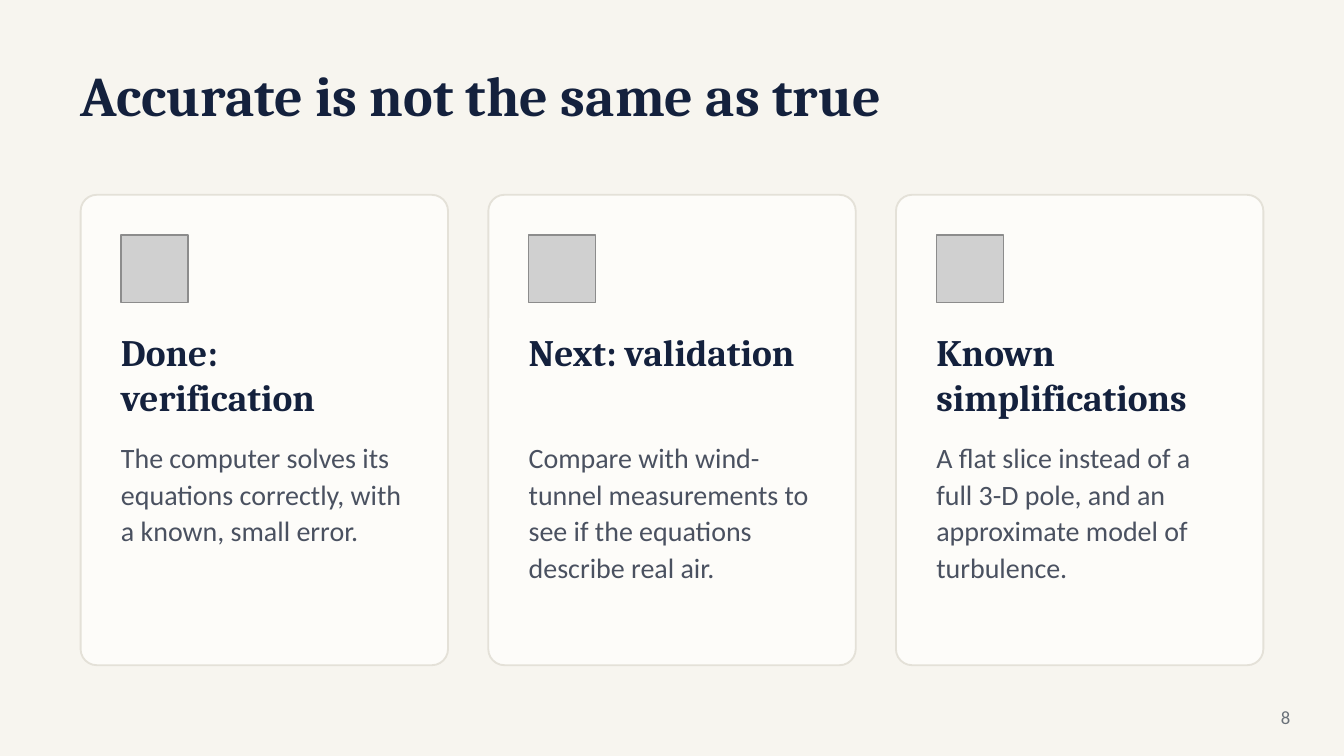
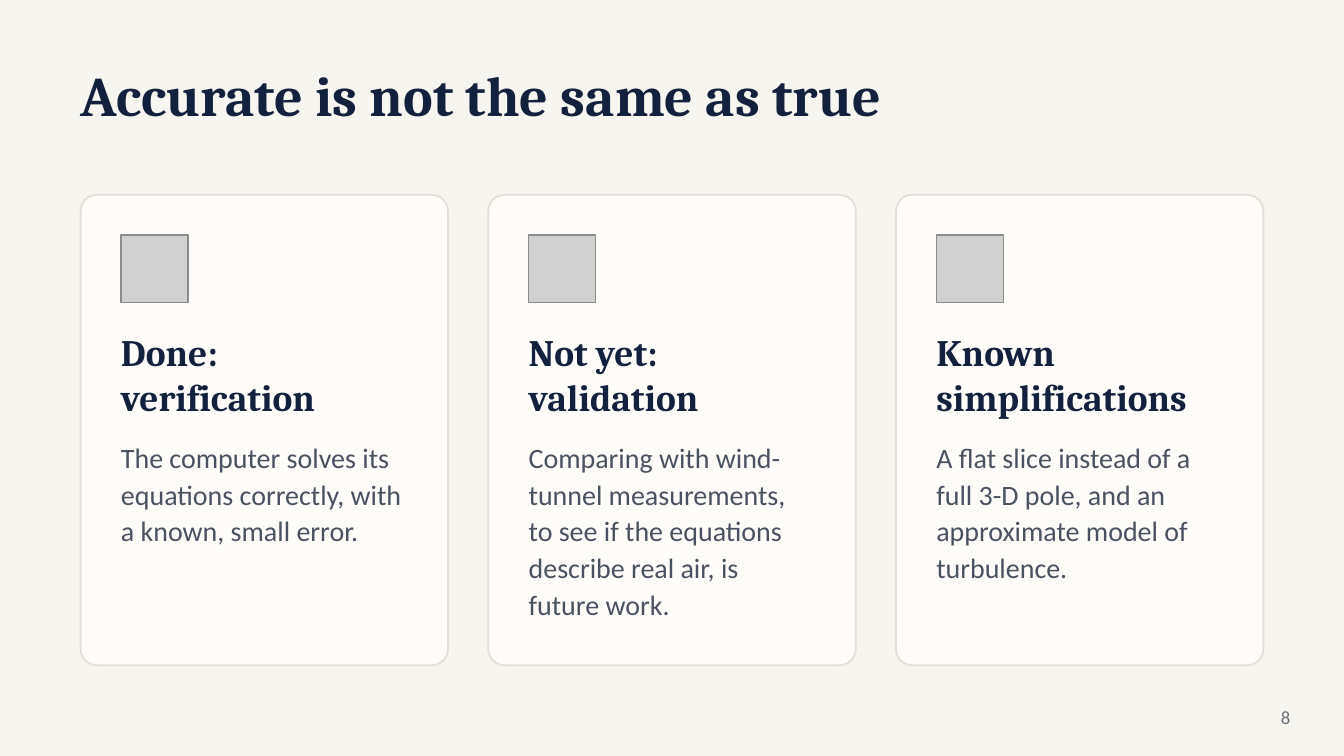
Before and after one commit to adibatic/cfd-cylinder, a slide deck: slide 8 of report/presentation.pptx. Drawn at 1344x756 pixels with LibreOffice and Linux fonts; fonts in the diff are those of the drawing; grey boxes stand for pictures. Boxes give left, top, right and bottom in pixels: in the first picture for what was removed or moved away, otherwise in the second. Text is boxed around its words. In the diff, an @@ line names an element or a change of style, - is before the commit and + after.

```diff
--- a/report/presentation.pptx
+++ b/report/presentation.pptx
@@ text at (529, 341, 699, 412): text changed @@
-Next: validation
+Not yet: validation
@@ text at (529, 448, 786, 615): text changed @@
-Compare with wind-tunnel measurements to see if the equations describe real air.
+Comparing with wind-tunnel measurements, to see if the equations describe real air, is future work.
```
Also in this commit, not shown: 2 other slides changed, 1 slide added, 2 other files.
